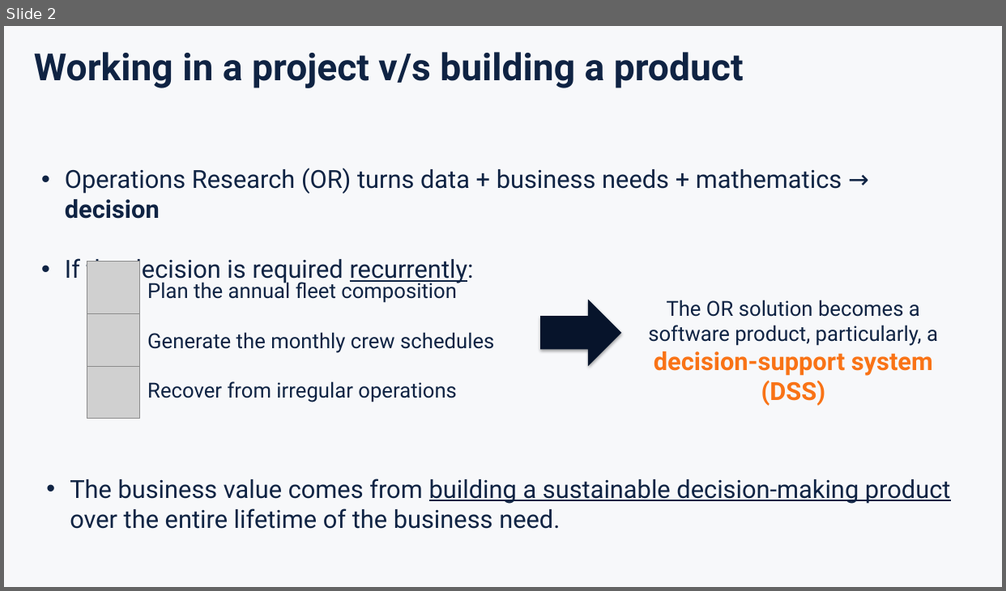
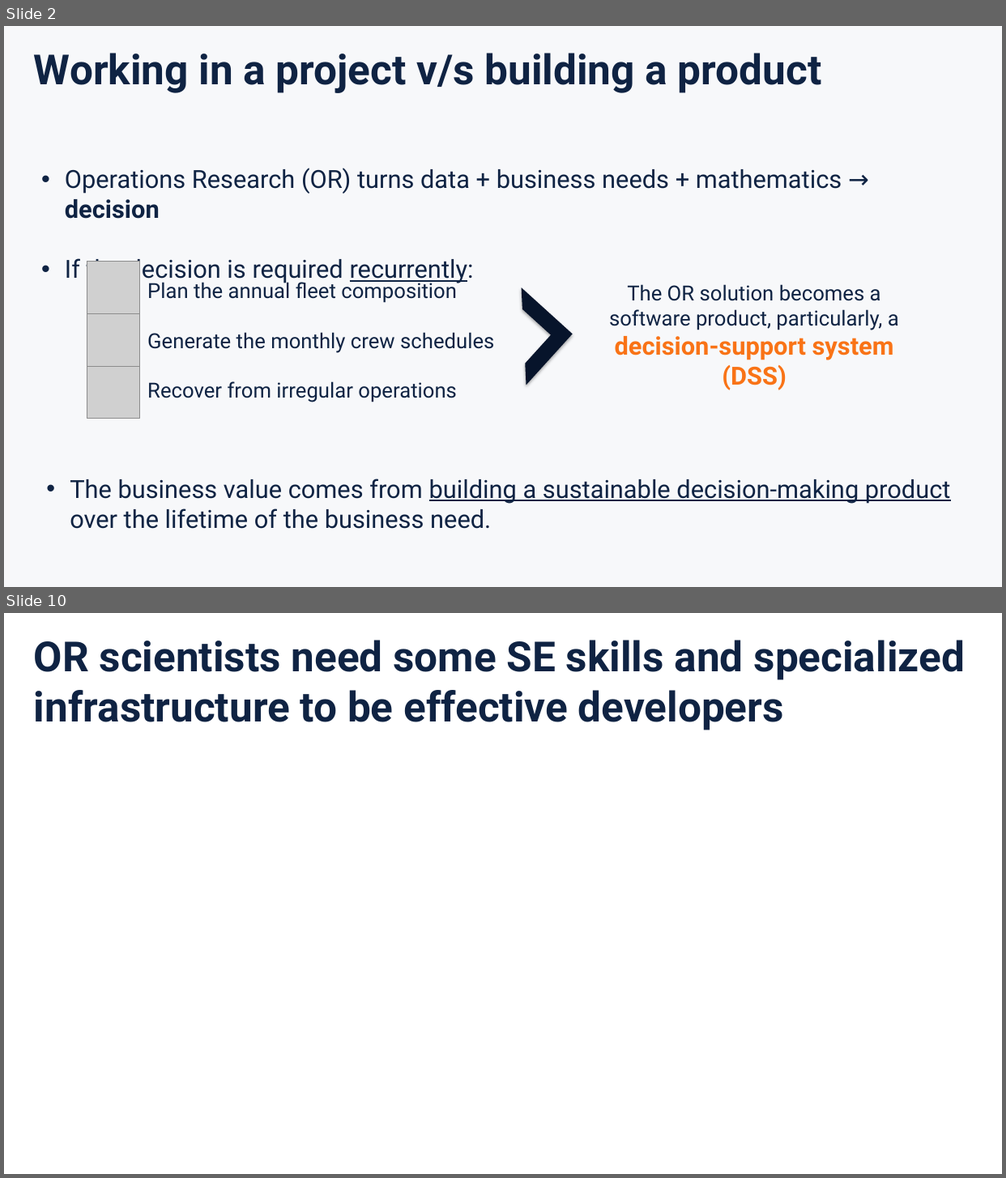
Before and after one commit to sefop/sefop-training-hub, a slide deck: workshops/2026-10-25-agifors-annual-symposium/agifors-sefop.pptx. Shown one above the other, each under a label of ours: slide 2 before the commit, slides 2 and 10 after it; the slides between them are not shown. The pictures are 1006x591 and 1006x1178 pixels, drawn with LibreOffice and Linux fonts; fonts in the diff are those of the drawing; grey boxes stand for pictures. Boxes give left, top, right and bottom in pixels: in the first picture for what was removed or moved away, otherwise in the second. Text is boxed around its words. In the diff, an @@ line names an element or a change of style, - is before the commit and + after.

```diff
--- a/workshops/2026-10-25-agifors-annual-symposium/agifors-sefop.pptx
+++ b/workshops/2026-10-25-agifors-annual-symposium/agifors-sefop.pptx
@@ slide 10 added at [4,613,1002,1174], background #FFFFFF @@
@@ text added at [34,640,965,730], 40 pt, text #0F2343, bold @@
+OR scientists need some SE skills and specialized infrastructure to be effective developers
@@ slide 2 changed as well @@
@@ text "Working in a project v/s ..." at [34,53,821,93]: size 36 to 40 pt @@
@@ half frame added at [475,288,572,386], fill #07142B @@
@@ text "The OR solution becomes a ...": place and size @@
-text "The OR solution becomes a ..." at [648,300,938,406]
+text "The OR solution becomes a ..." at [609,284,899,390]
@@ right arrow removed at [541,299,621,366] @@
@@ text at [70,479,951,529]: text changed @@
-• The business value comes from building a sustainable decision-making product over the entire lifetime of the business need.
+• The business value comes from building a sustainable decision-making product over the lifetime of the business need.
```
Also in this commit, not shown: 1 other slide changed, 9 other slides added, 11 slides removed, 1 other file.
